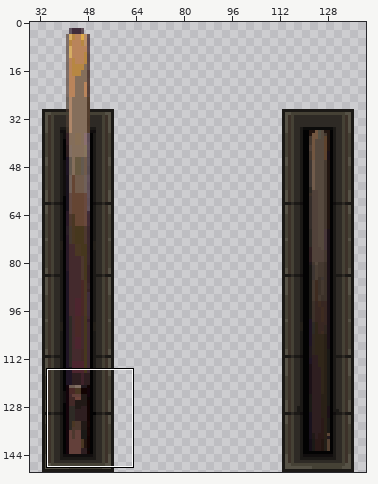
Two states of a sprite sheet, Assets/__Crismas/ITEMS/door_back.png. Above: a wide view before the commit, with the close-up outlined.
Close-up. Before the edit:
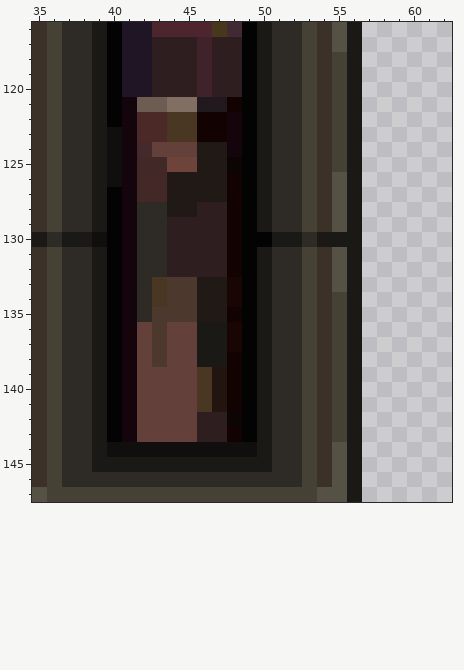
The file is 160x150 pixels. Colours within 5 levels of each other are drawn and written as one. Shown: x 35..62, y 116..147. The wide view leaves out empty margins.
After:
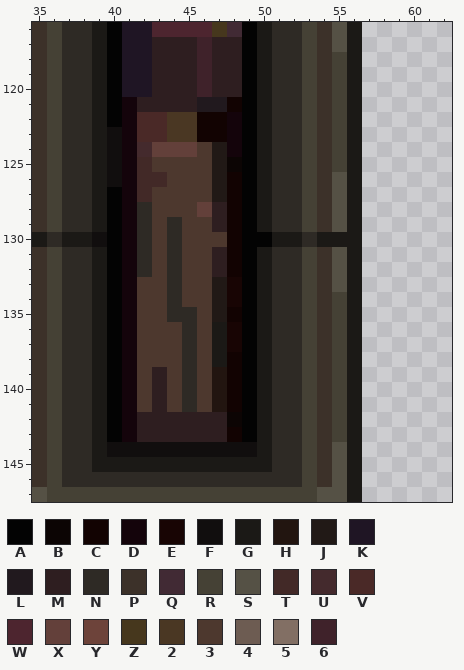
Palette (. is transparent): A #030303  B #0c0504  C #120302  D #14040b  E #180504  F #110e0e  G #1b1916  H #221510  J #211916  K #1f1524  L #21191e  M #2e1e20  N #2e2a25  P #3c3129  Q #412a34  R #454135  S #555145  T #422927  U #442a2d  V #4a2927  W #4d252f  X #63403a  Y #6d433a  Z #46371d  2 #4a3723  3 #4d382e  4 #6d5c52  5 #826f64  6 #3f222a
From old to new:
Colour 3 replaces colour 2 in rows 133 to 134 at x 43; in rows 139 to 141 at x 46.
Colour 3 replaces colour G in rows 136 to 138 at x 46.
Colour 3 replaces colour J in rows 124 to 125 at x 46; in rows 126 to 127 at x 44 to 46; in row 128 at x 44 to 45; in rows 133 to 135 at x 46.
Colour 3 replaces colour M in row 129 at x 45 to 46; in row 130 at x 45 to 47; in rows 131 to 132 at x 45 to 46.
Colour 3 replaces colour N in rows 128 to 132 at x 43; in rows 133 to 135 at x 42.
Colour 3 replaces colour T in row 125 at x 43; in row 127 at x 43.
Colour 3 replaces colour X in rows 136 to 141 at x 42 and 44.
Colour 3 replaces colour Y in row 125 at x 44 to 45.
Colour M replaces colour 4 in row 121 at x 42 to 43.
Colour M replaces colour 5 in row 121 at x 44 to 45.
Colour M replaces colour X in rows 139 to 141 at x 43; in rows 142 to 143 at x 42 to 45.
Colour N replaces colour 3 in rows 133 to 134 at x 44; in row 135 at x 44 to 45.
Colour N replaces colour M in rows 129 to 132 at x 44.
Colour N replaces colour X in rows 136 to 141 at x 45.
Colour X replaces colour M in row 128 at x 46.
